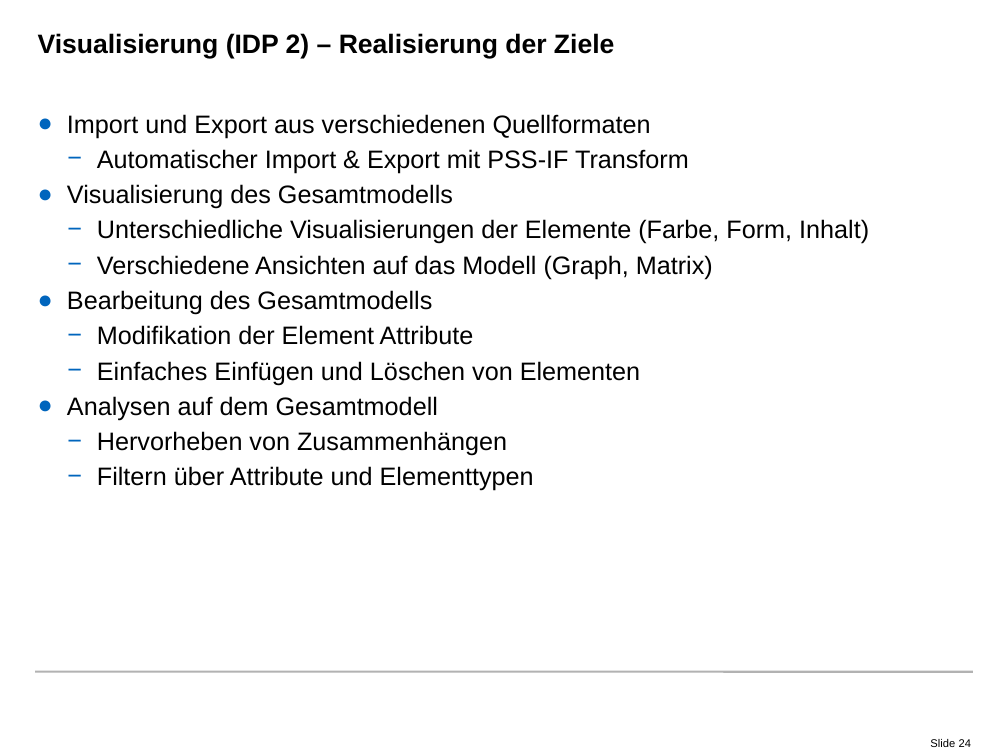
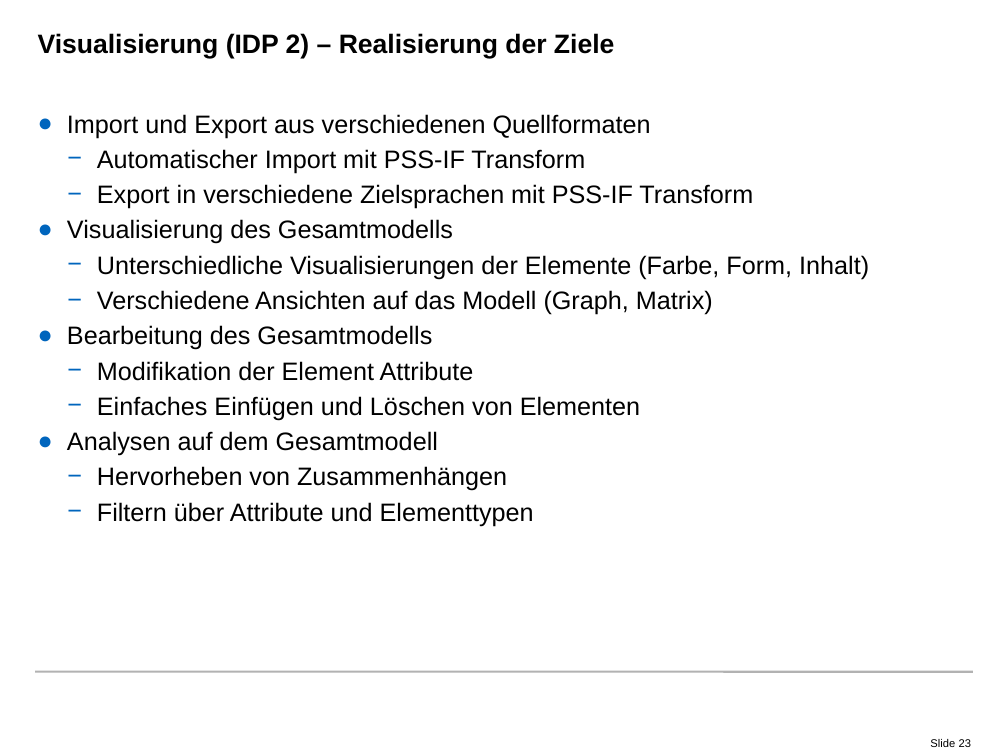
Before and after one commit to radke-tum/idp, a slide deck: slide 23 of pssif/doc/PSSIF.pptx (slide 24 before the commit). Drawn at 1008x756 pixels with LibreOffice and Linux fonts; fonts in the diff are those of the drawing; background and template pictures are left out. Boxes give left, top, right and bottom in pixels: in the first picture for what was removed or moved away, otherwise in the second. Text is boxed around its words. In the diff, an @@ line names an element or a change of style, - is before the commit and + after.

```diff
--- a/pssif/doc/PSSIF.pptx
+++ b/pssif/doc/PSSIF.pptx
@@ text at box(97, 149, 753, 209): text changed @@
-  − Automatischer Import & Export mit PSS-IF Transform
+  − Automatischer Import mit PSS-IF Transform
+  − Export in verschiedene Zielsprachen mit PSS-IF Transform
@@ page number at box(930, 739, 971, 747): text changed @@
-Slide 24
+Slide 23
```
Also in this commit, not shown: 9 other slides changed, 1 slide removed.
